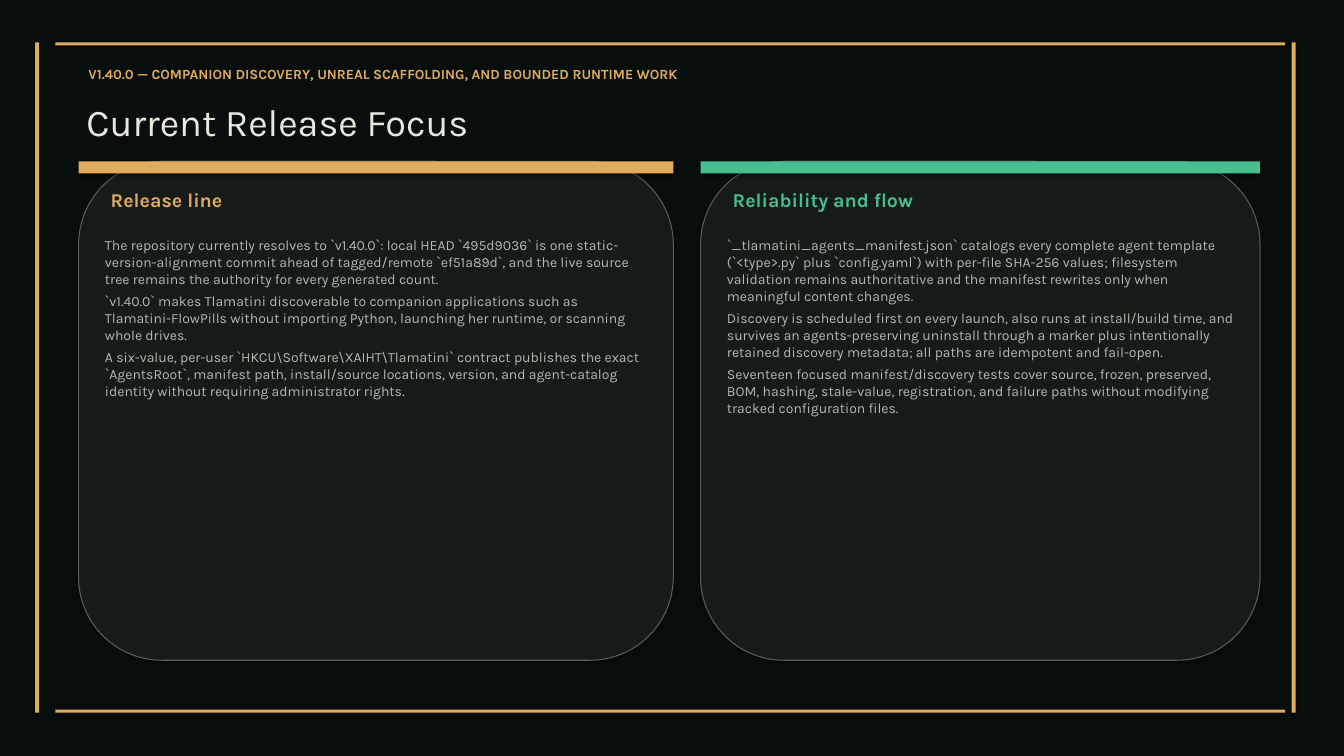
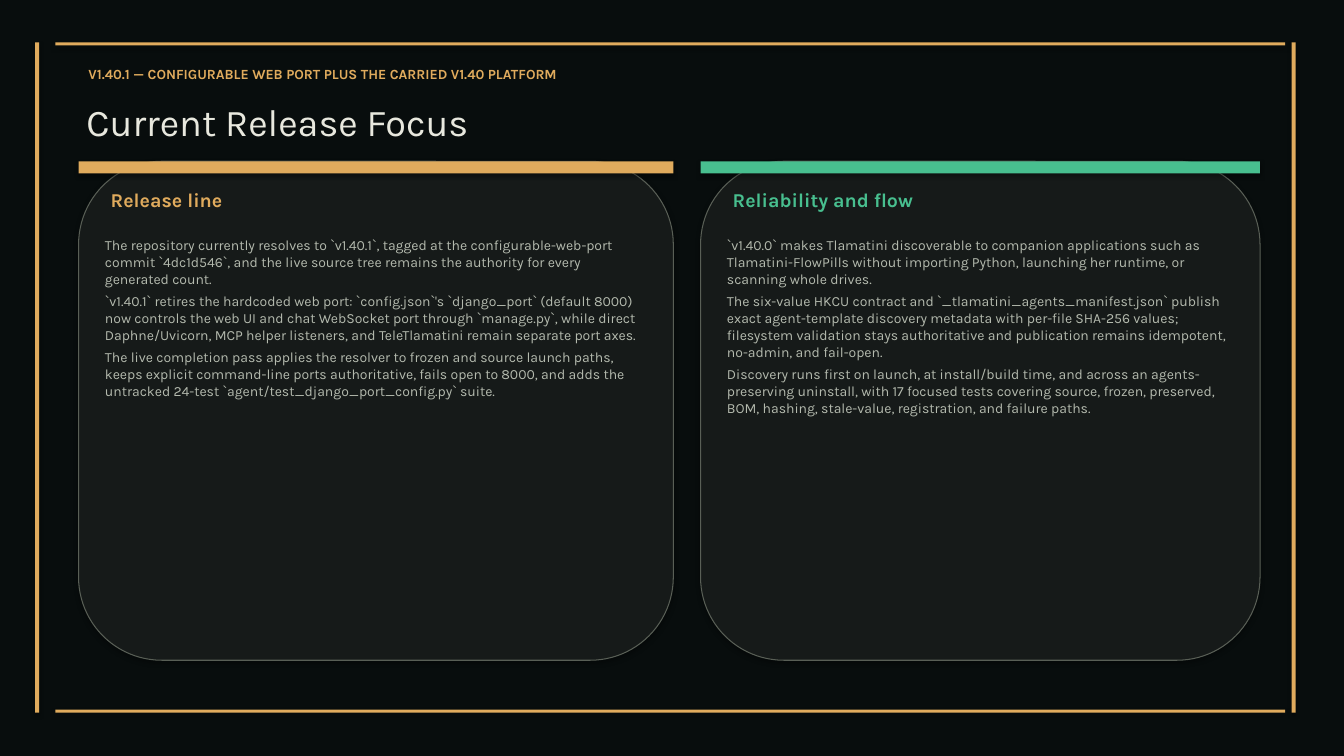
Before and after one commit to XAIHT/Tlamatini, a slide deck: slide 20 of Tlamatini_eXtended_Artificial_Intelligence_Humanly_Tempered.pptx. Drawn at 1344x756 pixels with LibreOffice and Linux fonts; fonts in the diff are those of the drawing. Boxes give left, top, right and bottom in pixels: in the first picture for what was removed or moved away, otherwise in the second. Text is boxed around its words. In the diff, an @@ line names an element or a change of style, - is before the commit and + after.

```diff
--- a/Tlamatini_eXtended_Artificial_Intelligence_Humanly_Tempered.pptx
+++ b/Tlamatini_eXtended_Artificial_Intelligence_Humanly_Tempered.pptx
@@ text at box(88, 69, 557, 79): text changed @@
-V1.40.0 — COMPANION DISCOVERY, UNREAL SCAFFOLDING, AND BOUNDED RUNTIME WORK
+V1.40.1 — CONFIGURABLE WEB PORT PLUS THE CARRIED V1.40 PLATFORM
@@ text at box(105, 239, 636, 400): text changed @@
-The repository currently resolves to `v1.40.0`: local HEAD `495d9036` is one static-version-alignment commit ahead of tagged/remote `ef51a89d`, and the live source tree remains the authority for every generated count.
-`v1.40.0` makes Tlamatini discoverable to companion applications such as Tlamatini-FlowPills without importing Python, launching her runtime, or scanning whole drives.
-A six-value, per-user `HKCU\Software\XAIHT\Tlamatini` contract publishes the exact `AgentsRoot`, manifest path, install/source locations, version, and agent-catalog identity without requiring administrator rights.
+The repository currently resolves to `v1.40.1`, tagged at the configurable-web-port commit `4dc1d546`, and the live source tree remains the authority for every generated count.
+`v1.40.1` retires the hardcoded web port: `config.json`'s `django_port` (default 8000) now controls the web UI and chat WebSocket port through `manage.py`, while direct Daphne/Uvicorn, MCP helper listeners, and TeleTlamatini remain separate port axes.
+The live completion pass applies the resolver to frozen and source launch paths, keeps explicit command-line ports authoritative, fails open to 8000, and adds the untracked 24-test `agent/test_django_port_config.py` suite.
@@ text at box(727, 239, 1225, 417): text changed @@
-`_tlamatini_agents_manifest.json` catalogs every complete agent template (`<type>.py` plus `config.yaml`) with per-file SHA-256 values; filesystem validation remains authoritative and the manifest rewrites only when meaningful content changes.
-Discovery is scheduled first on every launch, also runs at install/build time, and survives an agents-preserving uninstall through a marker plus intentionally retained discovery metadata; all paths are idempotent and fail-open.
-Seventeen focused manifest/discovery tests cover source, frozen, preserved, BOM, hashing, stale-value, registration, and failure paths without modifying tracked configuration files.
+`v1.40.0` makes Tlamatini discoverable to companion applications such as Tlamatini-FlowPills without importing Python, launching her runtime, or scanning whole drives.
+The six-value HKCU contract and `_tlamatini_agents_manifest.json` publish exact agent-template discovery metadata with per-file SHA-256 values; filesystem validation stays authoritative and publication remains idempotent, no-admin, and fail-open.
+Discovery runs first on launch, at install/build time, and across an agents-preserving uninstall, with 17 focused tests covering source, frozen, preserved, BOM, hashing, stale-value, registration, and failure paths.
```
Also in this commit, not shown: 55 other slides changed, 2 slides added, 4 slides removed, 18 other files.
